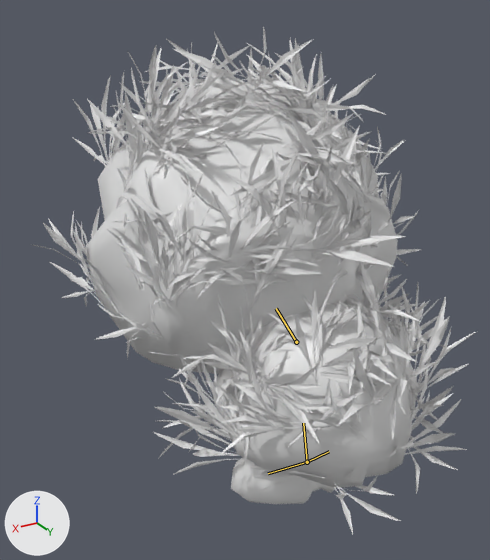
Renders of the FBX model Assets/Graphics/Animation/Enemy_01/Ennemi_01_Atack_01.fbx from each side of a commit.
The view is the same before and after, from a camera (50 mm lens) standing at (1.237, 1.809, 1.765) and looking at (0.027, -0.207, 0.757). Lighting does not change. The marker at lower left points along +X, +Y and +Z. Both versions are drawn at frame 59 of the action 'Armature.001|Armature.001Action.001'; the numbers are the values there. The bones that bend it are drawn over the model as lines.

Names of what the first picture shows: 'Asset3DLoader.sceneRoot.001'.
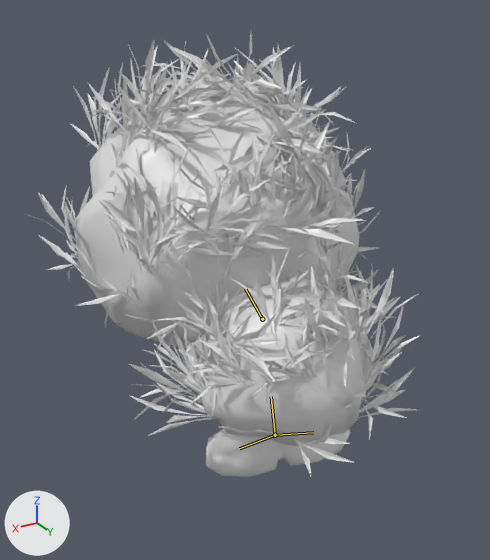
What differs and where, as boxes (x1, y1, x2, y2) in the pictures (490 x 560 px):
'Asset3DLoader.sceneRoot.001', posed (11% narrower, 12% shorter)
    before: (34, 26, 478, 534)
    after: (25, 32, 421, 477)
bone 'Bone', root to tip
    before: (307, 462) to (303, 423)
    after: (275, 435) to (271, 396)
bone 'Bone.001', root to tip
    before: (296, 342) to (276, 308)
    after: (262, 319) to (245, 289)
bone 'Bone.002_L', root to tip
    before: (307, 462) to (268, 473)
    after: (275, 435) to (239, 448)
bone 'Bone.002_R', root to tip
    before: (307, 462) to (329, 451)
    after: (275, 435) to (313, 432)

Edits to the bpy script that builds the scene:
```text
Change bone_bone:
    where bone_bone = bpy.data.objects['Armature.001'].pose.bones['Bone']
    bone_bone.location: (0.0, 0.007, 0.055) -> (0.0, 0.035, 0.265)
    bone_bone.rotation_quaternion: (1.0, 0.013, 0.003, 0.007) -> (0.998, 0.062, 0.012, 0.029)  # degrees (1, 0, 1) -> degrees (7, 1, 3)
Change bone_bone_001:
    where bone_bone_001 = bpy.data.objects['Armature.001'].pose.bones['Bone.001']  # child of 'Bone'
    bone_bone_001.rotation_quaternion: (1.0, -0.028, 0.007, 0.001) -> (0.997, -0.07, 0.031, 0.007)  # degrees (-3, 1, 0) -> degrees (-8, 4, 1)
Change bone_bone_002_l:
    where bone_bone_002_l = bpy.data.objects['Armature.001'].pose.bones['Bone.002_L']  # child of 'Bone'
    bone_bone_002_l.rotation_quaternion: (0.998, -0.034, -0.033, 0.04) -> (0.979, -0.034, -0.196, 0.051)  # degrees (-4, -4, 5) -> degrees (-5, -22, 7)
Change bone_bone_002_r:
    where bone_bone_002_r = bpy.data.objects['Armature.001'].pose.bones['Bone.002_R']  # child of 'Bone'
    bone_bone_002_r.rotation_quaternion: (0.986, 0.066, 0.014, -0.15) -> (0.814, 0.33, 0.252, -0.405)  # degrees (7, 3, -17) -> degrees (27, 43, -42)
```
